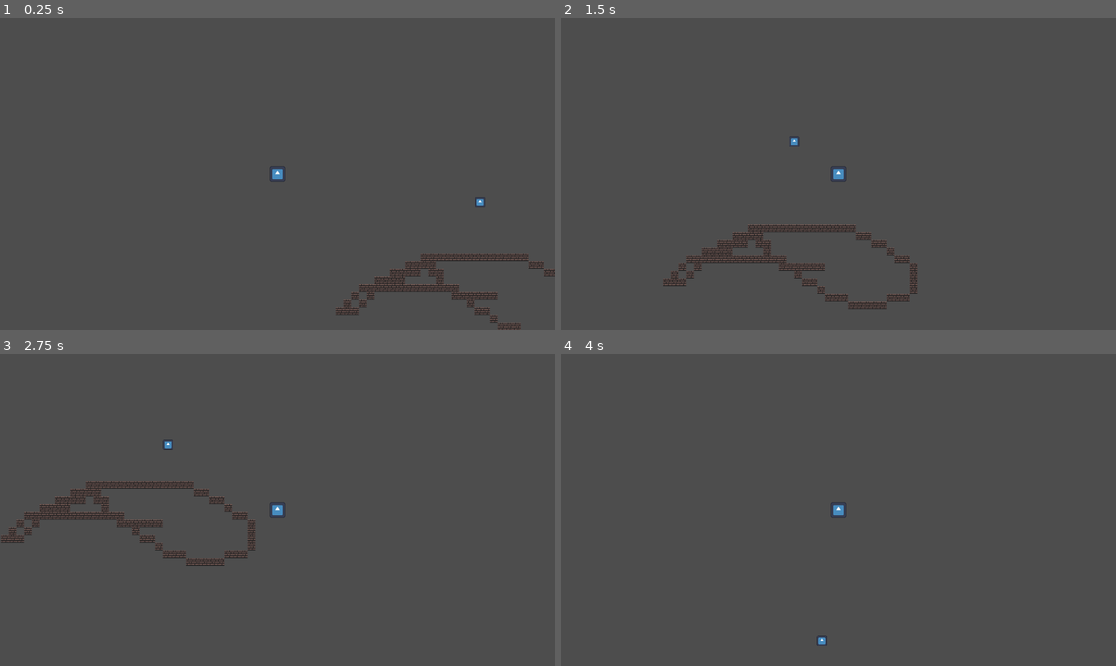
Above: before the commit, frames 1-4 (two rows, left to right).
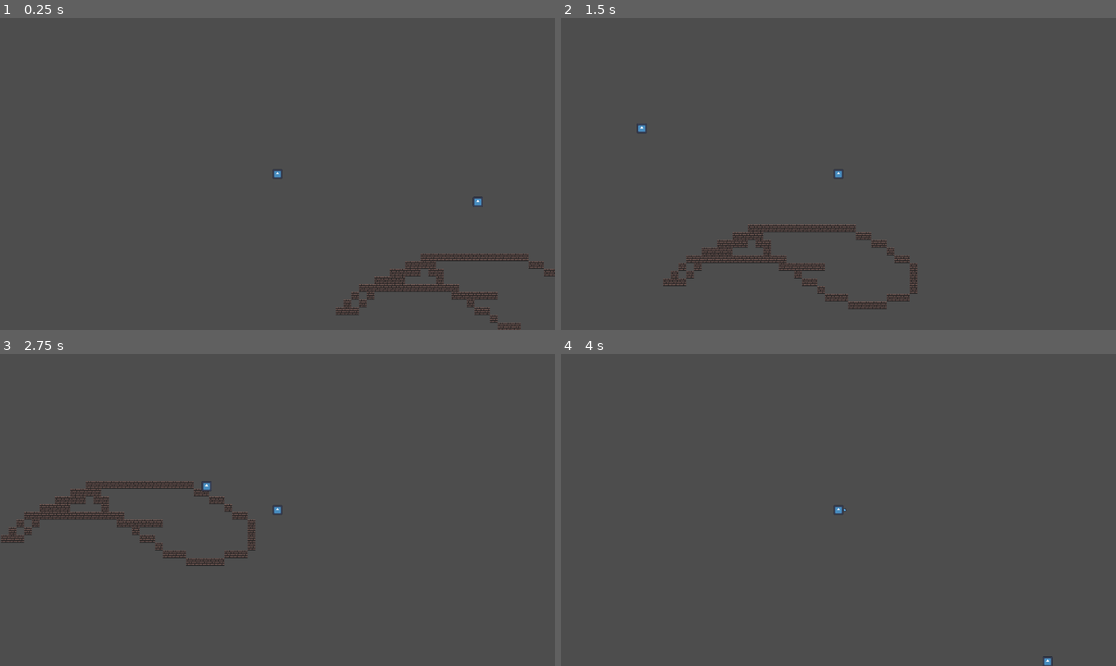
Above: after the commit, the same moments.

Repository: Eathand/GDA-Game
Game: Godot game, scene res://scenes/Main.tscn
The game is run twice, just before and just after one commit, with the same random seed, the same clock (stepped at 60 frames per second) and the same inputs. The engine's default icon, where the game draws it, is replaced by a stand-in: a white triangle on a blue panel in a dark square.
Inputs (mouse positions are in pixels of both pictures, inside the frame that each line leads up to):
- Up to frame 1 (0.25 s): no input
- Up to frame 2 (1.5 s): move the mouse to (960, 158) at 0.52 s; hold D (right) 0.53-1.28 s; tap Shift (dash) at 0.6 s; tap P (test_damage) at 0.8, 1.35 s; move the mouse to (727, 189) at 1.27 s; hold S (down) from 1.28 s (still down)
- Up to frame 3 (2.75 s): click (166, 525) at 1.55 s; move the mouse to (333, 441) at 2.02 s; release S (down) at 2.03 s; hold D (right) from 2.03 s (still down); click (333, 441) at 2.1 s; tap Shift (dash) at 2.3 s
- Up to frame 4 (4 s): move the mouse to (810, 572) at 2.77 s; release D (right) at 2.78 s; hold W (up) 2.78-3.53 s; tap Shift (dash) at 2.85 s; tap P (test_damage) at 3.05, 3.6 s; move the mouse to (1005, 556) at 3.52 s; hold A (left) from 3.53 s (still down); click (1005, 556) at 3.8 s

The runs differ from the first frame. In frame 1, 0.1% of the frame differs, in the area x 48-88%, y 47-61%; in frame 2, 0.1%; in frame 3, 0.2%, in the area x 29-52%, y 27-53%; in frame 4, 0.2%.

Commit message:
sword swing + fixed game crash when player dies

Diff:
--- a/gda-game-capstone/project.godot
+++ b/gda-game-capstone/project.godot
@@ -47,3 +47,8 @@
 "events": [Object(InputEventKey,"resource_local_to_scene":false,"resource_name":"","device":-1,"window_id":0,"alt_press …(192 unchanged characters)…
 ]
 }
+Swing={
+"deadzone": 0.5,
+"events": [Object(InputEventMouseButton,"resource_local_to_scene":false,"resource_name":"","device":-1,"window_id":0,"alt_pressed":false,"shift_pressed":false,"ctrl_pressed":false,"meta_pressed":false,"button_mask":1,"position":Vector2(70, 17),"global_position":Vector2(79, 63),"factor":1.0,"button_index":1,"canceled":false,"pressed":true,"double_click":false,"script":null)
+]
+}
--- a/gda-game-capstone/scenes/mob.tscn
+++ b/gda-game-capstone/scenes/mob.tscn
@@ -1,6 +1,6 @@
 [gd_scene load_steps=5 format=3 uid="uid://bdav71f162way"]
 
-[ext_resource type="Script" path="res://scenes/mob.gd" id="1_5uk2j"]
+[ext_resource type="Script" path="res://scripts/mob.gd" id="1_5uk2j"]
 [ext_resource type="Texture2D" uid="uid://dlsl7mhht7nbs" path="res://icon.svg" id="1_euhdw"]
 
 [sub_resource type="CircleShape2D" id="CircleShape2D_xi2ro"]
--- a/gda-game-capstone/scenes/player.gd
+++ /dev/null
@@ -1,63 +0,0 @@
-extends CharacterBody2D
-class_name Player
-var speed := 300
-@export var max_health := 100
-
-@export var acceleration := 100000
-@export var deceleration := 100000
-@export var dash_speed := 1500.0
-@export var dash_duration := .2
-@export var dash_cooldown := 1.5
-var current_health := max_health
-var is_dashing := false
-var dash_timer := 0.0
-var dash_direction := Vector2.ZERO
-var dash_velocity = 0.0
-@onready var cooldown_timer = $Cooldown
-func _ready() -> void:
-	cooldown_timer.wait_time = dash_cooldown
-	cooldown_timer.one_shot = true
-
-func die():
-	queue_free()
-func take_damage(amount: int):
-	current_health -= amount
-	if current_health <= 0:
-		current_health = 0
-		die()
-
-
-func _physics_process(delta: float) -> void:
-	if Input.is_action_just_pressed("test_damage"):
-		take_damage(5)
-		print("Current health: %d" % current_health)
-	if is_dashing:
-		dash_timer -= delta
-		if dash_timer <= 0:
-			is_dashing = false
-			cooldown_timer.start()
-		velocity = dash_direction * dash_speed
-	else:
-		var direction := Input.get_vector("left", "right", "up", "down")
-		var has_input_direction := direction.length() > 0.0
-		if has_input_direction:
-			var desired_velocity := direction * speed
-			velocity = velocity.move_toward(desired_velocity, acceleration * delta)
-		else:
-			velocity = velocity.move_toward(Vector2.ZERO, deceleration * delta)
-		if Input.is_action_just_pressed("dash") and has_input_direction and cooldown_timer.is_stopped():
-			start_dash(direction)
-
-
-	move_and_slide()
-func start_dash(direction: Vector2):
-	is_dashing = true
-	dash_timer = dash_duration
-	dash_direction = direction
-	cooldown_timer.stop()
-
-
-func _on_area_2d_body_entered(body: Node2D) -> void:
-	if body is Mob:
-		take_damage(10)
-		print("Current health: %d" % current_health)
--- a/gda-game-capstone/scenes/player.tscn
+++ b/gda-game-capstone/scenes/player.tscn
@@ -1,11 +1,14 @@
-[gd_scene load_steps=5 format=3 uid="uid://dw7pcx2ur8mps"]
+[gd_scene load_steps=7 format=3 uid="uid://dw7pcx2ur8mps"]
 
-[ext_resource type="Script" path="res://scenes/player.gd" id="1_frp8s"]
+[ext_resource type="Script" path="res://scripts/player.gd" id="1_frp8s"]
 [ext_resource type="Texture2D" uid="uid://dlsl7mhht7nbs" path="res://icon.svg" id="2_kh7r8"]
+[ext_resource type="PackedScene" uid="uid://cwpoiwpgp5ykn" path="res://scenes/sword.tscn" id="3_ro1b5"]
 
 [sub_resource type="CircleShape2D" id="CircleShape2D_r0sq4"]
 
 [sub_resource type="CircleShape2D" id="CircleShape2D_c313q"]
+
+[sub_resource type="SpriteFrames" id="SpriteFrames_umv7s"]
 
 [node name="Player" type="CharacterBody2D"]
 script = ExtResource("1_frp8s")
@@ -18,14 +21,30 @@
 [node name="CollisionShape2D" type="CollisionShape2D" parent="Area2D"]
 shape = SubResource("CircleShape2D_c313q")
 
-[node name="Sprite2D" type="Sprite2D" parent="."]
-scale = Vector2(0.25, 0.25)
-texture = ExtResource("2_kh7r8")
-
 [node name="Camera2D" type="Camera2D" parent="."]
 
 [node name="Cooldown" type="Timer" parent="."]
 one_shot = true
 
+[node name="DamageCooldown" type="Timer" parent="."]
+wait_time = 0.4
+one_shot = true
+
+[node name="AnimatedSprite2D" type="AnimatedSprite2D" parent="."]
+sprite_frames = SubResource("SpriteFrames_umv7s")
+
+[node name="Sprite2D" type="Sprite2D" parent="."]
+position = Vector2(1.19209e-07, 1.19209e-07)
+scale = Vector2(0.15625, 0.15625)
+texture = ExtResource("2_kh7r8")
+
+[node name="Sword" parent="." instance=ExtResource("3_ro1b5")]
+visible = false
+position = Vector2(13, 0)
+rotation = 1.1973
+scale = Vector2(3, 3)
+
+[node name="Timer" type="Timer" parent="."]
+
 [connection signal="body_entered" from="Area2D" to="." method="_on_area_2d_body_entered"]
 [connection signal="timeout" from="Cooldown" to="." method="_on_cooldown_timeout"]
--- /dev/null
+++ b/gda-game-capstone/scenes/sword.tscn
@@ -0,0 +1,135 @@
+[gd_scene load_steps=7 format=3 uid="uid://cwpoiwpgp5ykn"]
+
+[ext_resource type="Script" path="res://scripts/sword.gd" id="1_idhua"]
+[ext_resource type="Texture2D" uid="uid://dlsl7mhht7nbs" path="res://icon.svg" id="2_6faqj"]
+
+[sub_resource type="CapsuleShape2D" id="CapsuleShape2D_je24y"]
+radius = 0.25
+height = 4.41907
+
+[sub_resource type="Animation" id="Animation_pupvg"]
+resource_name = "swing"
+tracks/0/type = "value"
+tracks/0/imported = false
+tracks/0/enabled = false
+tracks/0/path = NodePath("Area2D/CollisionShape2D:position")
+tracks/0/interp = 1
+tracks/0/loop_wrap = true
+tracks/0/keys = {
+"times": PackedFloat32Array(),
+"transitions": PackedFloat32Array(),
+"update": 0,
+"values": []
+}
+tracks/1/type = "value"
+tracks/1/imported = false
+tracks/1/enabled = true
+tracks/1/path = NodePath("Area2D/CollisionShape2D:rotation")
+tracks/1/interp = 1
+tracks/1/loop_wrap = true
+tracks/1/keys = {
+"times": PackedFloat32Array(0, 0.533333),
+"transitions": PackedFloat32Array(1, 1),
+"update": 0,
+"values": [0.0, 2.18864]
+}
+tracks/2/type = "value"
+tracks/2/imported = false
+tracks/2/enabled = true
+tracks/2/path = NodePath("Sprite2D:position")
+tracks/2/interp = 1
+tracks/2/loop_wrap = true
+tracks/2/keys = {
+"times": PackedFloat32Array(0),
+"transitions": PackedFloat32Array(1),
+"update": 0,
+"values": [Vector2(0, 0)]
+}
+tracks/3/type = "value"
+tracks/3/imported = false
+tracks/3/enabled = true
+tracks/3/path = NodePath("Sprite2D:rotation")
+tracks/3/interp = 1
+tracks/3/loop_wrap = true
+tracks/3/keys = {
+"times": PackedFloat32Array(0),
+"transitions": PackedFloat32Array(1),
+"update": 0,
+"values": [0.0]
+}
+
+[sub_resource type="Animation" id="Animation_srlfi"]
+length = 0.001
+tracks/0/type = "value"
+tracks/0/imported = false
+tracks/0/enabled = true
+tracks/0/path = NodePath("Area2D/CollisionShape2D:position")
+tracks/0/interp = 1
+tracks/0/loop_wrap = true
+tracks/0/keys = {
+"times": PackedFloat32Array(0),
+"transitions": PackedFloat32Array(1),
+"update": 0,
+"values": [Vector2(0, 0)]
+}
+tracks/1/type = "value"
+tracks/1/imported = false
+tracks/1/enabled = true
+tracks/1/path = NodePath("Area2D/CollisionShape2D:rotation")
+tracks/1/interp = 1
+tracks/1/loop_wrap = true
+tracks/1/keys = {
+"times": PackedFloat32Array(0),
+"transitions": PackedFloat32Array(1),
+"update": 0,
+"values": [0.0]
+}
+tracks/2/type = "value"
+tracks/2/imported = false
+tracks/2/enabled = true
+tracks/2/path = NodePath("Sprite2D:position")
+tracks/2/interp = 1
+tracks/2/loop_wrap = true
+tracks/2/keys = {
+"times": PackedFloat32Array(0),
+"transitions": PackedFloat32Array(1),
+"update": 0,
+"values": [Vector2(0, 0)]
+}
+tracks/3/type = "value"
+tracks/3/imported = false
+tracks/3/enabled = true
+tracks/3/path = NodePath("Sprite2D:rotation")
+tracks/3/interp = 1
+tracks/3/loop_wrap = true
+tracks/3/keys = {
+"times": PackedFloat32Array(0),
+"transitions": PackedFloat32Array(1),
+"update": 0,
+"values": [0.0]
+}
+
+[sub_resource type="AnimationLibrary" id="AnimationLibrary_qhnxx"]
+_data = {
+"RESET": SubResource("Animation_srlfi"),
+"swing": SubResource("Animation_pupvg")
+}
+
+[node name="Sword" type="Node2D"]
+script = ExtResource("1_idhua")
+
+[node name="Area2D" type="Area2D" parent="."]
+
+[node name="CollisionShape2D" type="CollisionShape2D" parent="Area2D"]
+shape = SubResource("CapsuleShape2D_je24y")
+
+[node name="Sprite2D" type="Sprite2D" parent="."]
+scale = Vector2(0.015625, 0.015625)
+texture = ExtResource("2_6faqj")
+
+[node name="AnimationPlayer" type="AnimationPlayer" parent="."]
+libraries = {
+"": SubResource("AnimationLibrary_qhnxx")
+}
+
+[connection signal="body_entered" from="Area2D" to="." method="_on_area_2d_body_entered"]
--- a/gda-game-capstone/scenes/mob.gd
+++ b/gda-game-capstone/scripts/mob.gd
@@ -17,7 +17,7 @@
 
 	var direction = global_position.direction_to(get_global_player_position())
 	var distance = global_position.distance_to(get_global_player_position())
-	var speed = max_health if distance > 100 else max_speed * distance / 100
+	var speed = max_speed if distance > 100 else max_speed * distance / 100
 	var desired_velocity = direction * speed
 	velocity = velocity.move_toward(desired_velocity, acceleration * delta)
 	move_and_slide()
@@ -30,10 +30,10 @@
 		current_health = 0
 		die()
 
-
 func get_global_player_position() -> Vector2:
-	return get_tree().root.get_node("Game/Player").global_position
-#func _on_area_2d_body_entered(body: Node2D) -> void:
-	#if body is Player:
-		#take_damage(10)
-	#print("Current health: %d" % current_health)
+	var Plaayer = get_tree().root.get_node_or_null("Game/Player")
+	if Plaayer:
+		return Plaayer.global_position
+	else:
+		printerr("koda")
+		return global_position
--- a/gda-game-capstone/scripts/player.gd
+++ b/gda-game-capstone/scripts/player.gd
@@ -1,11 +1,74 @@
-extends Area2D
+extends CharacterBody2D
+class_name Player
+var speed := 300
+@export var max_health := 100
+@onready var dmgcool: Timer = $DamageCooldown
+@onready var sword: Sword = $Sword
+
+@export var acceleration := 100000
+@export var deceleration := 100000
+@export var dash_speed := 1500.0
+@export var dash_duration := .2
+@export var dash_cooldown := 1.5
+var current_health := max_health
+var is_dashing := false
+var dash_timer := 0.0
+var dash_direction := Vector2.ZERO
+var dash_velocity = 0.0
+@onready var cooldown_timer = $Cooldown
+func _ready() -> void:
+	cooldown_timer.wait_time = dash_cooldown
+	cooldown_timer.one_shot = true
+
+func die():
+	queue_free()
+func take_damage(amount: int):
+	current_health -= amount
+	if current_health <= 0:
+		current_health = 0
+		die()
 
 
-# Called when the node enters the scene tree for the first time.
-func _ready() -> void:
-	pass # Replace with function body.
+func _physics_process(delta: float) -> void:
+	if Input.is_action_just_pressed("test_damage"):
+		take_damage(5)
+		print("Current health: %d" % current_health)
+	if is_dashing:
+		dash_timer -= delta
+		if dash_timer <= 0:
+			is_dashing = false
+			cooldown_timer.start()
+		velocity = dash_direction * dash_speed
+	else:
+		var direction := Input.get_vector("left", "right", "up", "down")
+		var has_input_direction := direction.length() > 0.0
+		if has_input_direction:
+			var desired_velocity := direction * speed
+			velocity = velocity.move_toward(desired_velocity, acceleration * delta)
+		else:
+			velocity = velocity.move_toward(Vector2.ZERO, deceleration * delta)
+		if Input.is_action_just_pressed("dash") and has_input_direction and cooldown_timer.is_stopped():
+			start_dash(direction)
+	if Input.is_action_just_pressed("Swing"):
+		sword.show()
+		await get_tree().create_timer(0.2).timeout
+		sword.hide()
 
 
-# Called every frame. 'delta' is the elapsed time since the previous frame.
-func _process(delta: float) -> void:
+	move_and_slide()
+func start_dash(direction: Vector2):
+	is_dashing = true
+	dash_timer = dash_duration
+	dash_direction = direction
+	cooldown_timer.stop()
+
+
+func _on_area_2d_body_entered(body: Node2D) -> void:
+	if body is Mob:
+		if dmgcool.is_stopped():
+			take_damage(10)
+			print("Current health: %d" % current_health)
+			dmgcool.start()
+
+func do_dmg():
 	pass
--- /dev/null
+++ b/gda-game-capstone/scripts/sword.gd
@@ -0,0 +1,18 @@
+extends Node2D
+class_name Sword
+
+
+# Called when the node enters the scene tree for the first time.
+func _ready() -> void:
+	pass # Replace with function body.
+
+
+# Called every frame. 'delta' is the elapsed time since the previous frame.
+func _process(delta: float) -> void:
+	pass
+
+
+func _on_area_2d_body_entered(body: Node2D) -> void:
+	if body is Mob:
+		body.take_damage(5)
+		print(body.current_health)
